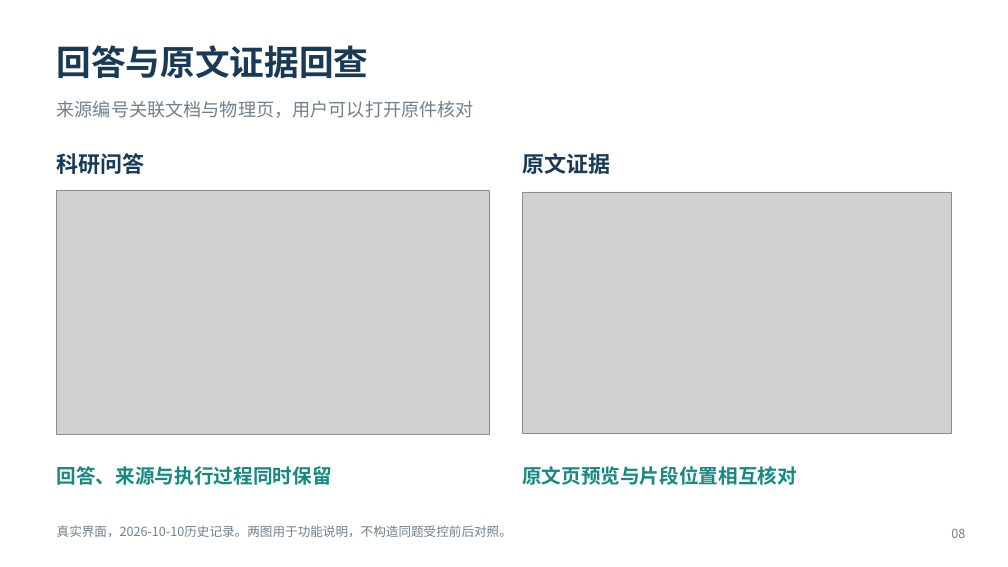
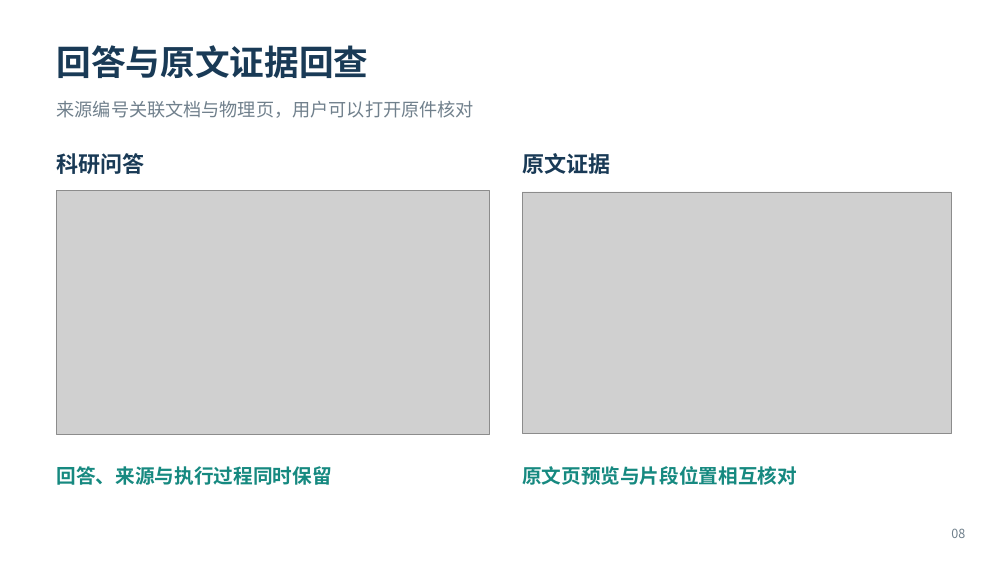
Before and after one commit to JueBeiYi/-RAG-Agent-, a slide deck: slide 8 of artifacts/defense/课设答辩_智能科研助理.pptx. Drawn at 1008x567 pixels with LibreOffice and Linux fonts; fonts in the diff are those of the drawing; grey boxes stand for pictures. Boxes give left, top, right and bottom in pixels: in the first picture for what was removed or moved away, otherwise in the second. Text is boxed around its words. In the diff, an @@ line names an element or a change of style, - is before the commit and + after.

```diff
--- a/artifacts/defense/课设答辩_智能科研助理.pptx
+++ b/artifacts/defense/课设答辩_智能科研助理.pptx
@@ text removed at bbox=[57, 525, 512, 537] @@
-真实界面，2026-10-10历史记录。两图用于功能说明，不构造同题受控前后对照。
```
Also in this commit, not shown: 16 other slides changed, 2 slides added, 2 slides removed, 9 other files.
